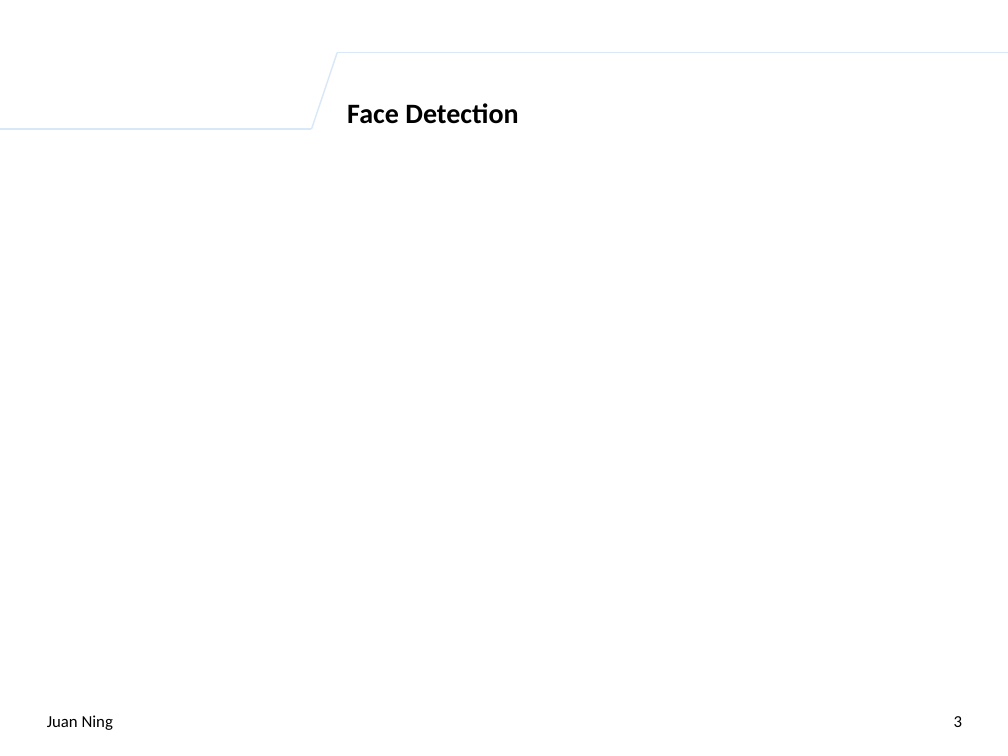
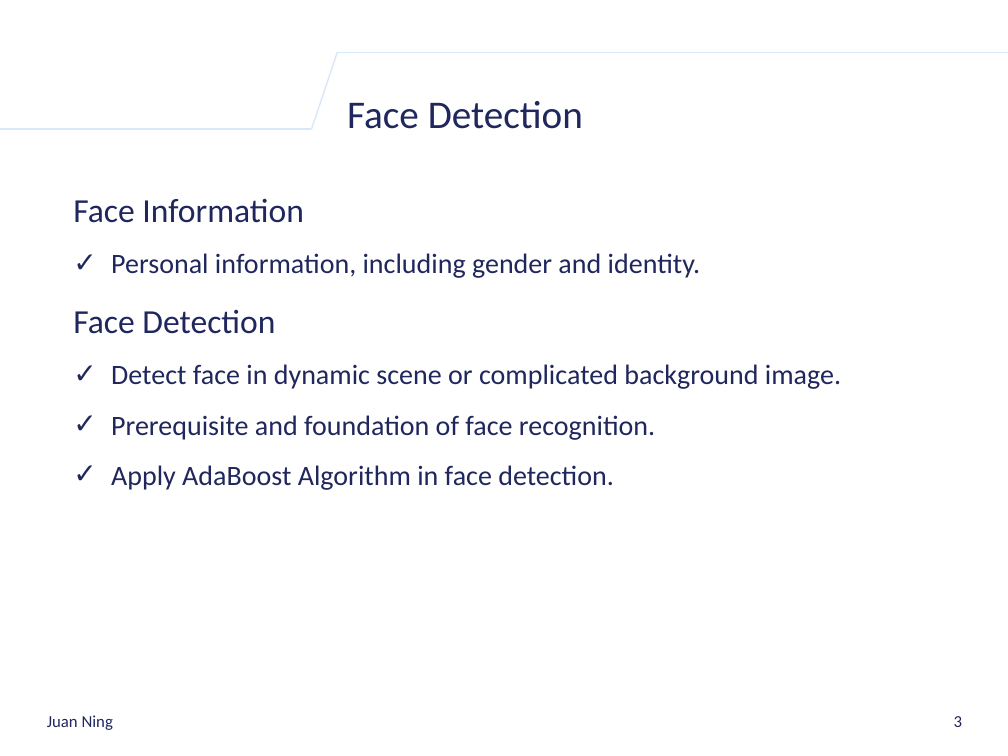
Before and after one commit to k-ning/SHARING, a slide deck: slide 3 of AdaBoost_Algorithm_Presentation.pptx. Drawn at 1008x756 pixels with LibreOffice and Linux fonts; fonts in the diff are those of the drawing; background and template pictures are left out. Boxes give left, top, right and bottom in pixels: in the first picture for what was removed or moved away, otherwise in the second. Text is boxed around its words. In the diff, an @@ line names an element or a change of style, - is before the commit and + after.

```diff
--- a/AdaBoost_Algorithm_Presentation.pptx
+++ b/AdaBoost_Algorithm_Presentation.pptx
@@ text "Face Detection" at box(347, 101, 583, 129): size 20 to 28 pt, text colour #000000 to #20275D, bold off @@
@@ text added at box(73, 198, 841, 490), 20 pt, text #20275D @@
+Face Information
+✓ Personal information, including gender and identity.
+Face Detection
+✓ Detect face in dynamic scene or complicated background image.
+✓ Prerequisite and foundation of face recognition.
+✓ Apply AdaBoost Algorithm in face detection.
@@ text "Juan Ning" at box(47, 715, 113, 730): text colour #000000 to #20275D @@
@@ page number at box(954, 716, 962, 727): text colour #000000 to #20275D @@
```
Also in this commit, not shown: 7 other slides changed, 8 slides added, 1 slide removed.
